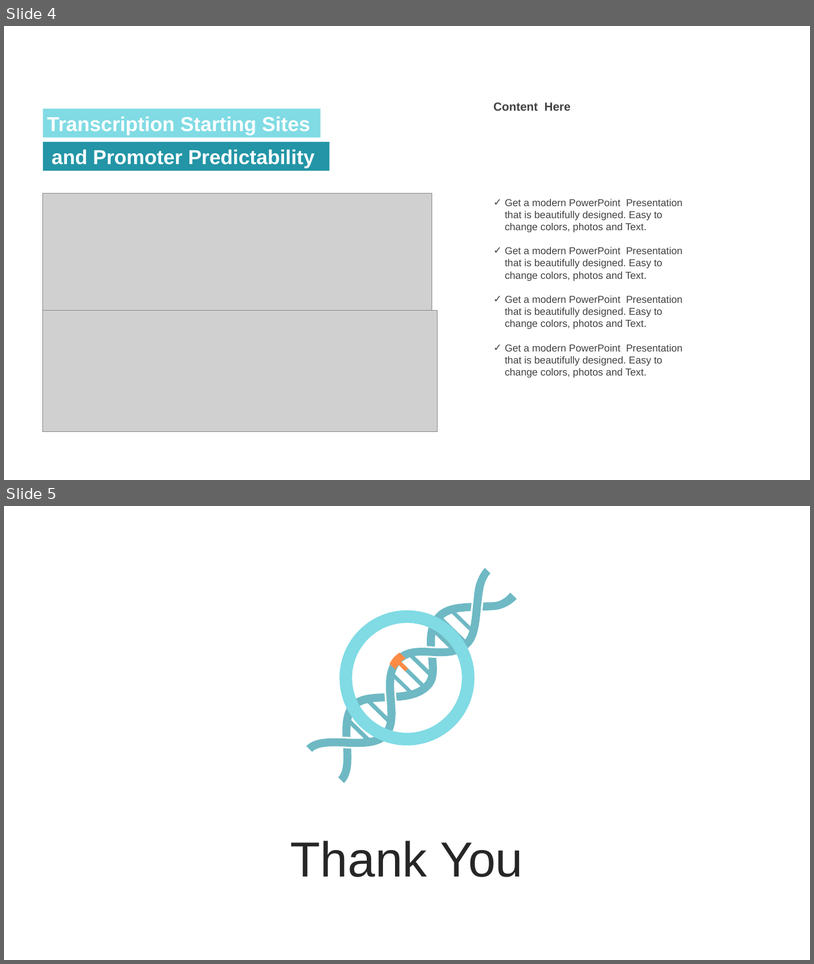
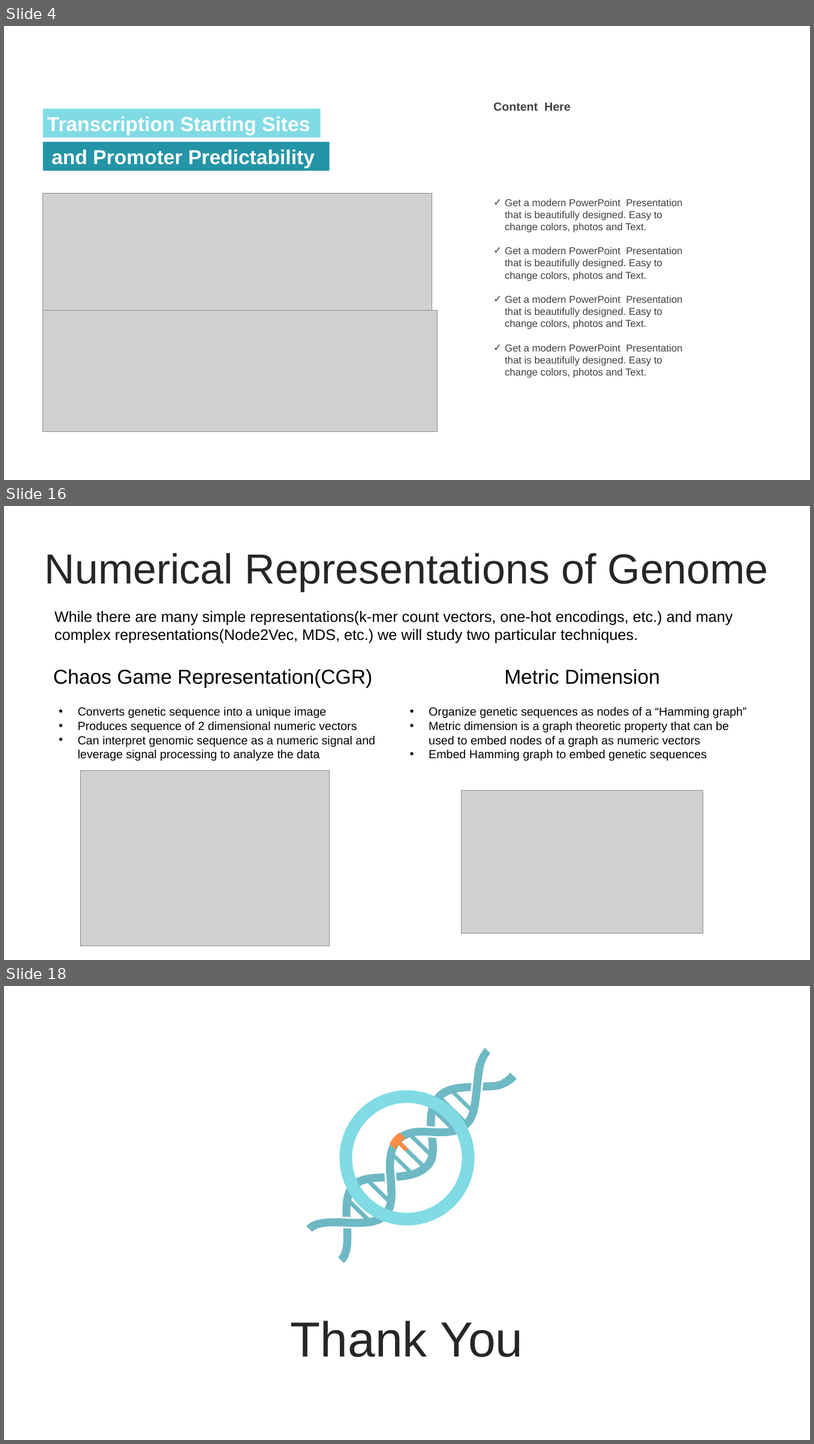
Before and after one commit to jokesire/CSCI4314_FinalProject, a slide deck: Presentation1.pptx. Shown one above the other, each under a label of ours: slides 4 and 5 before the commit, slides 4, 16 and 18 after it; the slides between them are not shown. The pictures are 814x964 and 814x1444 pixels, drawn with LibreOffice and Linux fonts; fonts in the diff are those of the drawing; grey boxes stand for pictures. Boxes give left, top, right and bottom in pixels: in the first picture for what was removed or moved away, otherwise in the second. Text is boxed around its words. In the diff, an @@ line names an element or a change of style, - is before the commit and + after.

```diff
--- a/Presentation1.pptx
+++ b/Presentation1.pptx
@@ slide 16 added at bbox=[4, 506, 810, 960], background #FFFFFF @@
@@ text added at bbox=[45, 553, 769, 592], 50 pt, text #262626 @@
+Numerical Representations of Genome
@@ text added at bbox=[54, 610, 734, 643], 18 pt, text #000000 @@
+While there are many simple representations(k-mer count vectors, one-hot encodings, etc.) and many complex representations(Node2Vec, MDS, etc.) we will study two particular techniques.
@@ text added at bbox=[53, 669, 372, 688], 24 pt, text #000000 @@
+Chaos Game Representation(CGR)
@@ text added at bbox=[504, 669, 660, 684], 24 pt, text #000000 @@
+Metric Dimension
@@ text added at bbox=[78, 706, 375, 760], 14 pt, text #000000 @@
+• Converts genetic sequence into a unique image
+• Produces sequence of 2 dimensional numeric vectors
+• Can interpret genomic sequence as a numeric signal and leverage signal processing to analyze the data
@@ text added at bbox=[429, 706, 747, 760], 14 pt, text #000000 @@
+• Organize genetic sequences as nodes of a “Hamming graph”
+• Metric dimension is a graph theoretic property that can be used to embed nodes of a graph as numeric vectors
+• Embed Hamming graph to embed genetic sequences
@@ picture added at bbox=[80, 771, 329, 946] @@
@@ picture added at bbox=[462, 790, 704, 933] @@
@@ what was slide 5 is now slide 18 @@
```
Also in this commit, not shown: 12 other slides added, 7 other files.
